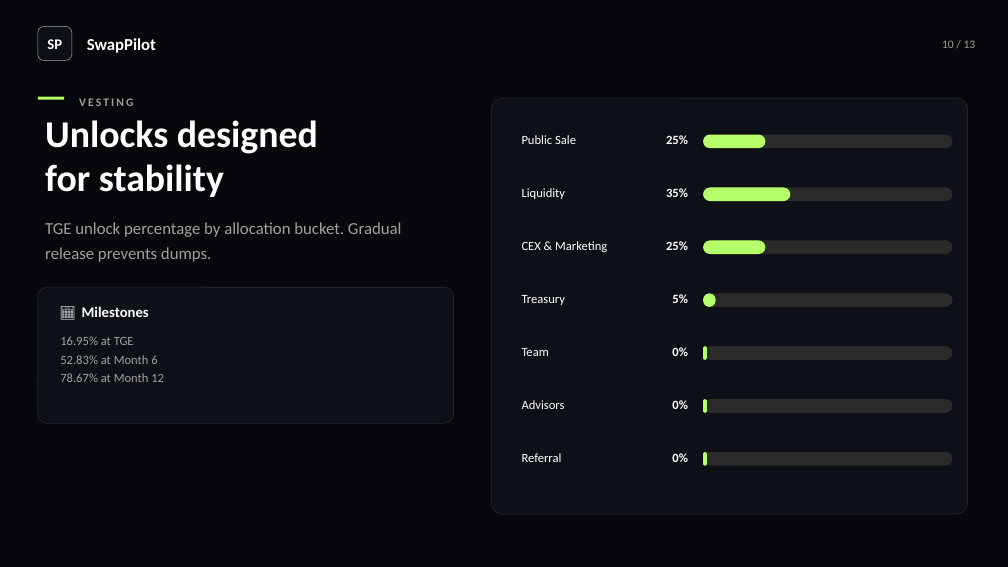
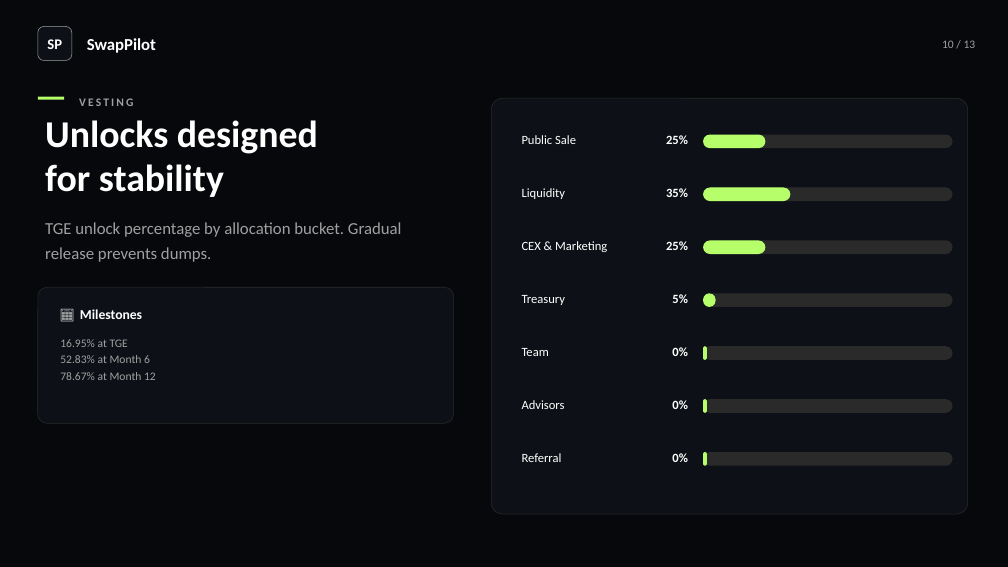
Before and after one commit to BacBacta/SwapPilot, a slide deck: slide 10 of pitch-deck/SwapPilot-Professional-PitchDeck.pptx. Drawn at 1008x567 pixels with LibreOffice and Linux fonts; fonts in the diff are those of the drawing. Boxes give left, top, right and bottom in pixels: in the first picture for what was removed or moved away, otherwise in the second. Text is boxed around its words. In the diff, an @@ line names an element or a change of style, - is before the commit and + after.

```diff
--- a/pitch-deck/SwapPilot-Professional-PitchDeck.pptx
+++ b/pitch-deck/SwapPilot-Professional-PitchDeck.pptx
@@ text "📅 Milestones" at (80, 309, 142, 319): size 14 to 13 pt @@
@@ text "16.95% at TGE" at (60, 339, 156, 380): size 12 to 11 pt; line spacing 18pt to 16pt @@
```
Also in this commit, not shown: 8 other slides changed, 2 other files.
